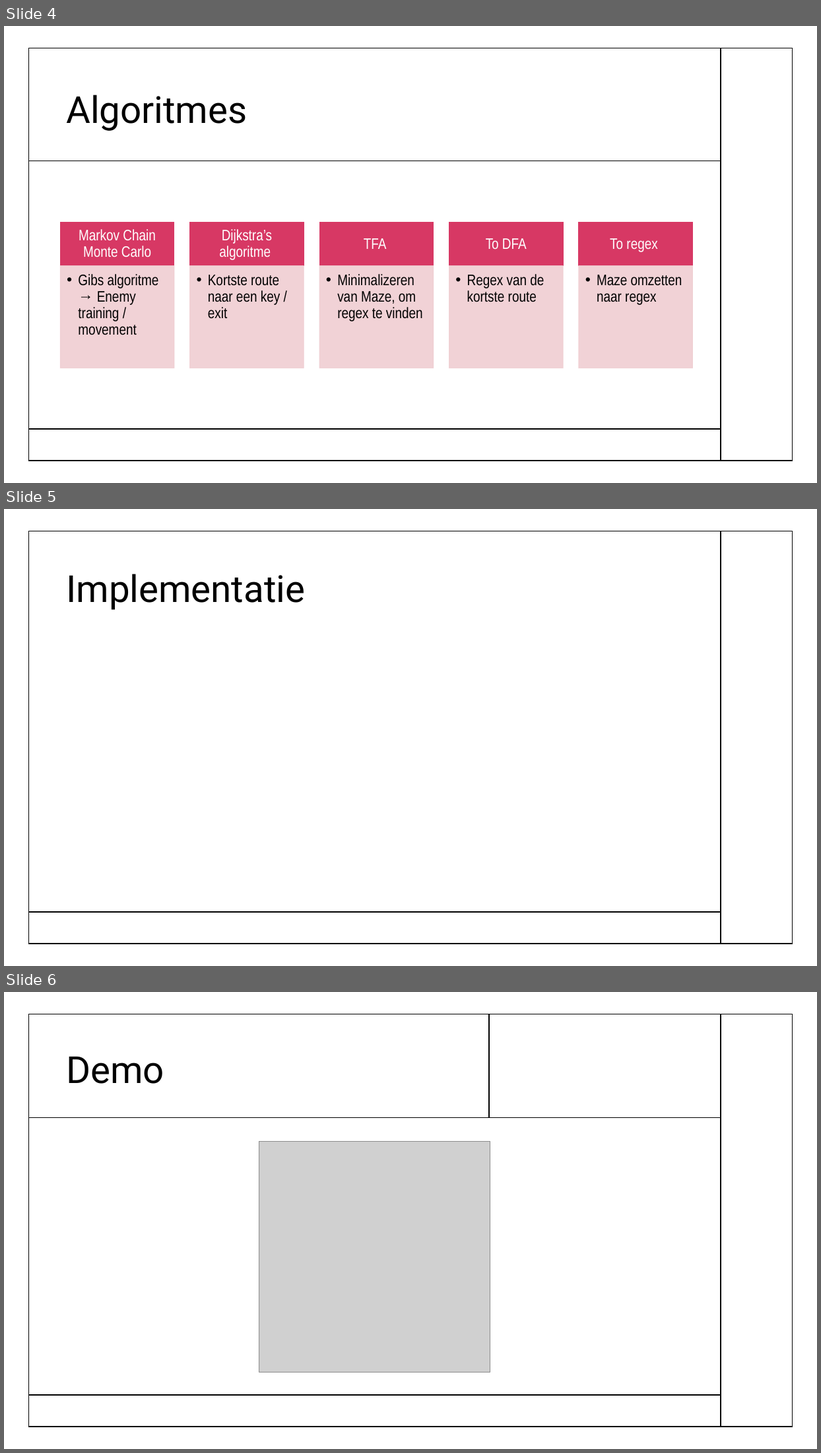
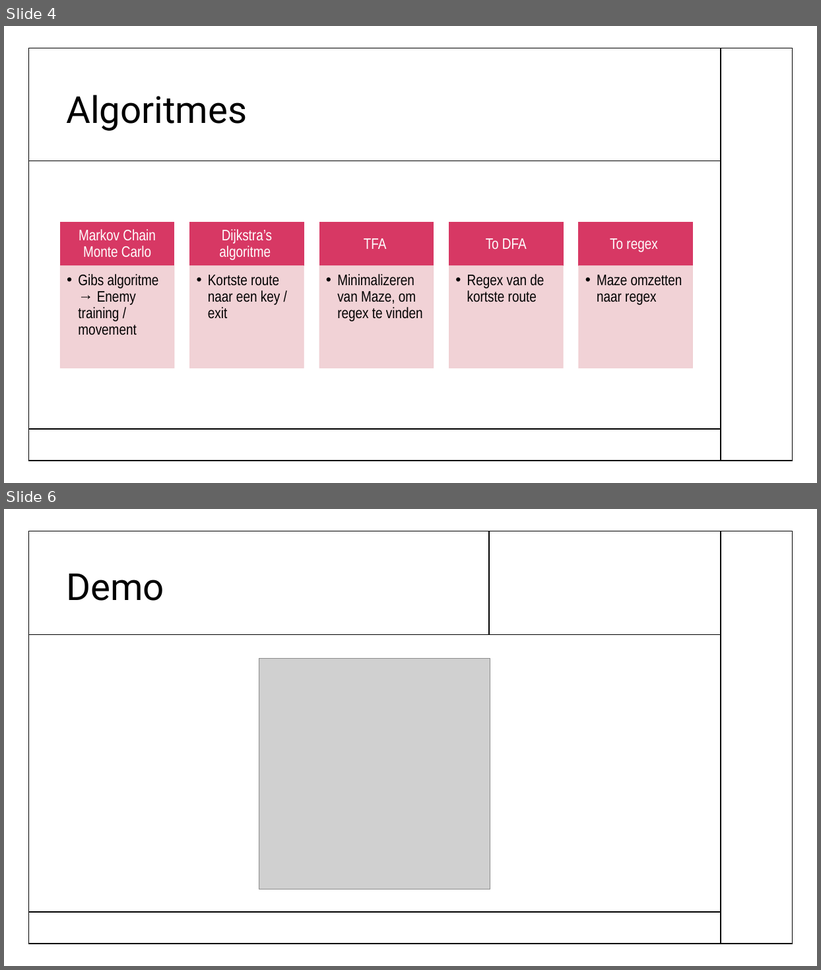
Before and after one commit to JasonLiu1229/Automata-Group-Project_2021-2022, a slide deck: Project_powerpoint/Tog_demo.pptx. Shown one above the other, each under a label of ours: slides 4, 5 and 6 before the commit, slides 4 and 6 after it; the slides between them are not shown. The pictures are 821x1453 and 821x970 pixels, drawn with LibreOffice and Linux fonts; fonts in the diff are those of the drawing; grey boxes stand for pictures. Boxes give left, top, right and bottom in pixels: in the first picture for what was removed or moved away, otherwise in the second. Text is boxed around its words. In the diff, an @@ line names an element or a change of style, - is before the commit and + after.

```diff
--- a/Project_powerpoint/Tog_demo.pptx
+++ b/Project_powerpoint/Tog_demo.pptx
@@ slide 5 removed at (x1=4, y1=509, x2=817, y2=966), background #FFFFFF @@
@@ rectangle removed at (x1=28, y1=531, x2=793, y2=945) @@
@@ line removed from (721, 531) to (721, 944) @@
@@ title removed at (x1=66, y1=574, x2=305, y2=610) @@
-Implementatie
@@ line removed from (29, 912) to (721, 912) @@
```
Also in this commit, not shown: 1 slide added.
